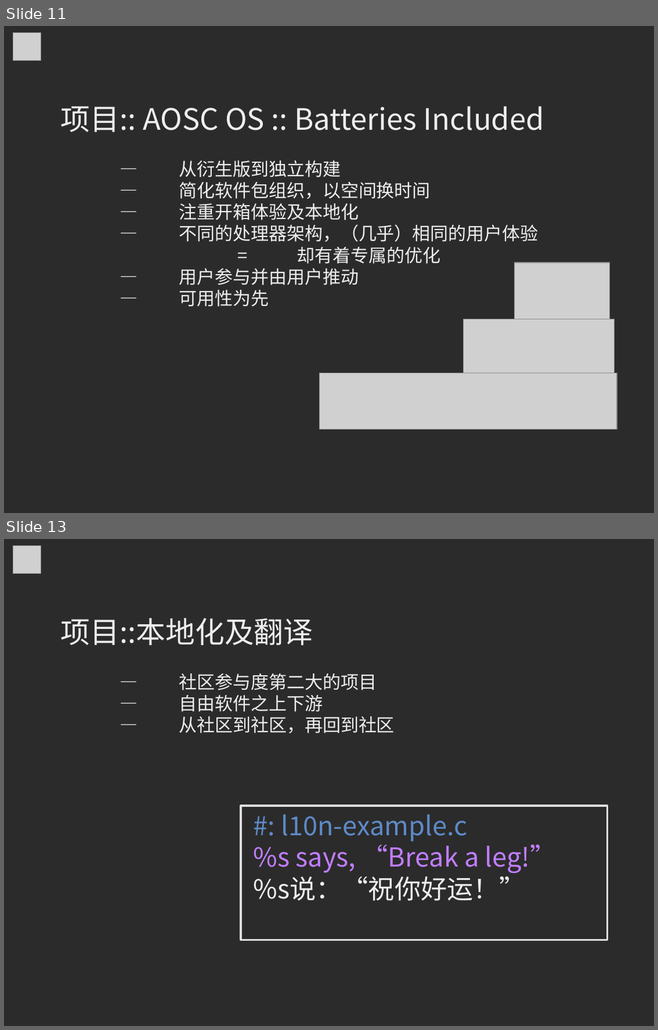
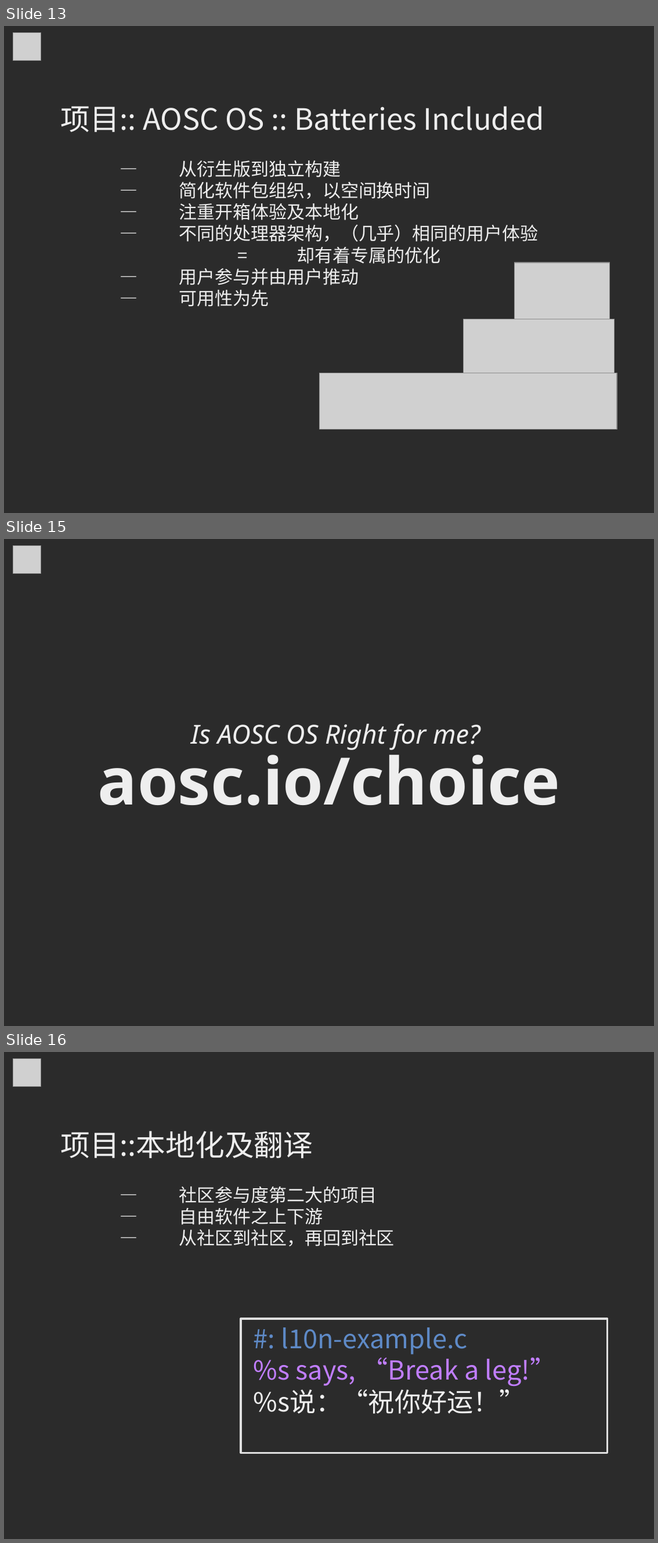
Before and after one commit to MingcongBai/soscon-2018-talk, a slide deck: slide.odp. Shown one above the other, each under a label of ours: slides 11 and 13 before the commit, slides 13, 15 and 16 after it; the slides between them are not shown. The pictures are 658x1030 and 658x1543 pixels, drawn with LibreOffice and Linux fonts; fonts in the diff are those of the drawing; grey boxes stand for pictures; background and template pictures are left out; a plain dark background stands for a picture behind light text. Boxes give left, top, right and bottom in pixels: in the first picture for what was removed or moved away, otherwise in the second. Text is boxed around its words. In the diff, an @@ line names an element or a change of style, - is before the commit and + after.

```diff
--- a/slide.odp
+++ b/slide.odp
@@ slide 15 added at bbox=[4, 539, 654, 1026], background picture (left out) @@
@@ picture added at bbox=[13, 545, 41, 573] @@
@@ text added at bbox=[191, 723, 480, 750], 32 pt, text #EEEEEE, italic @@
+Is AOSC OS Right for me?
@@ text added at bbox=[98, 743, 560, 806], 80 pt, text #EEEEEE, bold @@
+aosc.io/choice
@@ what was slide 11 is now slide 13 @@
@@ what was slide 13 is now slide 16 @@
```
Also in this commit, not shown: 3 slides changed, 3 other slides added.
